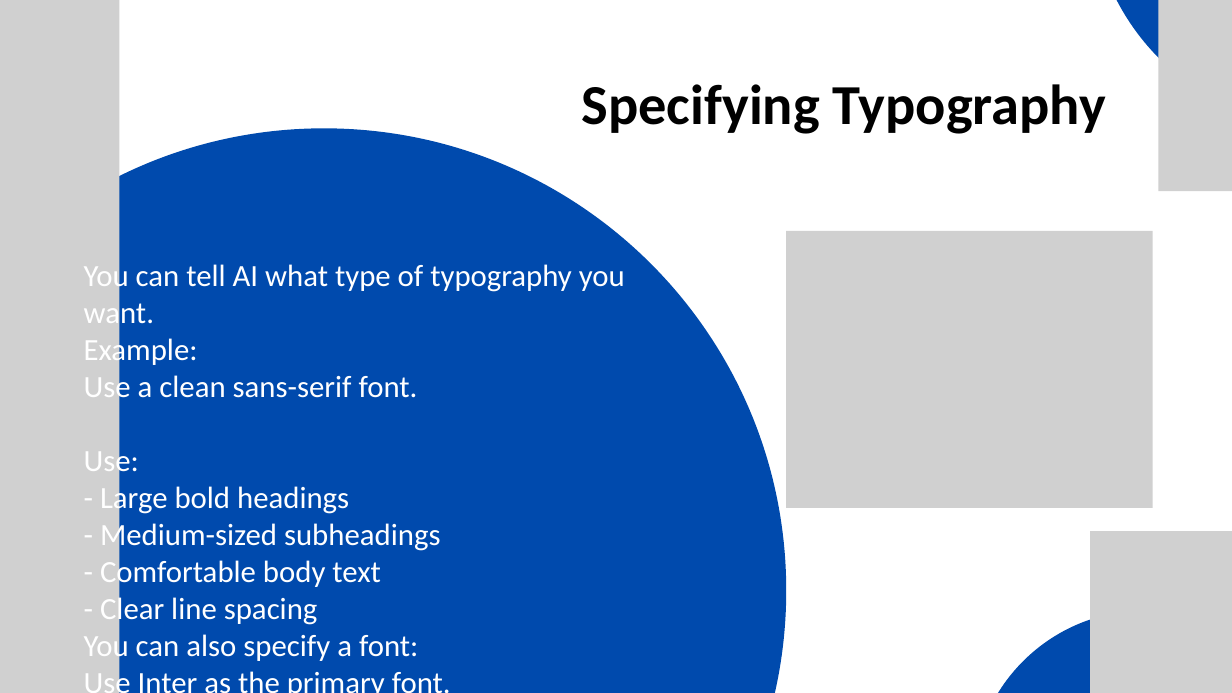
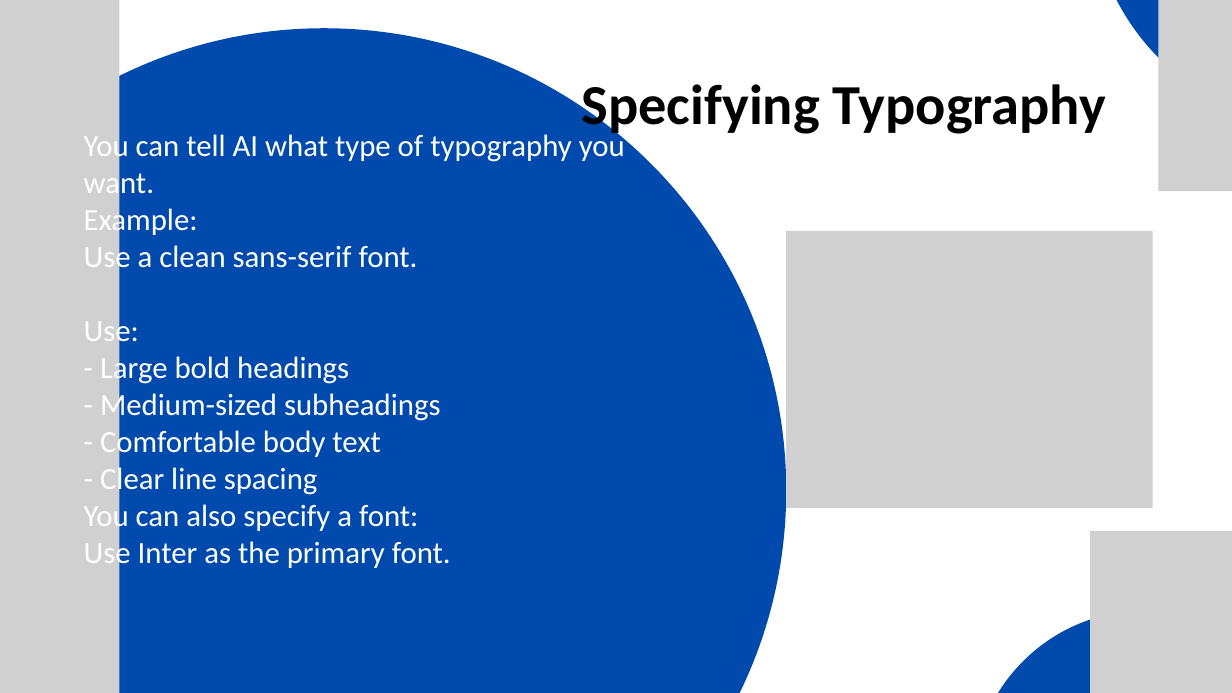
Before and after one commit to mikechuks/reseller-app, a slide deck: slide 23 of modules/AI WEBSITE DESIGN.pptx. Drawn at 1232x693 pixels with LibreOffice and Linux fonts; fonts in the diff are those of the drawing; grey boxes stand for pictures. Boxes give left, top, right and bottom in pixels: in the first picture for what was removed or moved away, otherwise in the second. Text is boxed around its words. In the diff, an @@ line names an element or a change of style, - is before the commit and + after.

```diff
--- a/modules/AI WEBSITE DESIGN.pptx
+++ b/modules/AI WEBSITE DESIGN.pptx
@@ freeform shape: place and size @@
-freeform shape at (0, 128, 787, 693)
+freeform shape at (0, 28, 787, 693)
@@ text "You can tell AI what ..." rewrapped from (84, 261, 625, 664) to (84, 130, 625, 571) @@
```
Also in this commit, not shown: 5 other slides changed, 20 other files.
